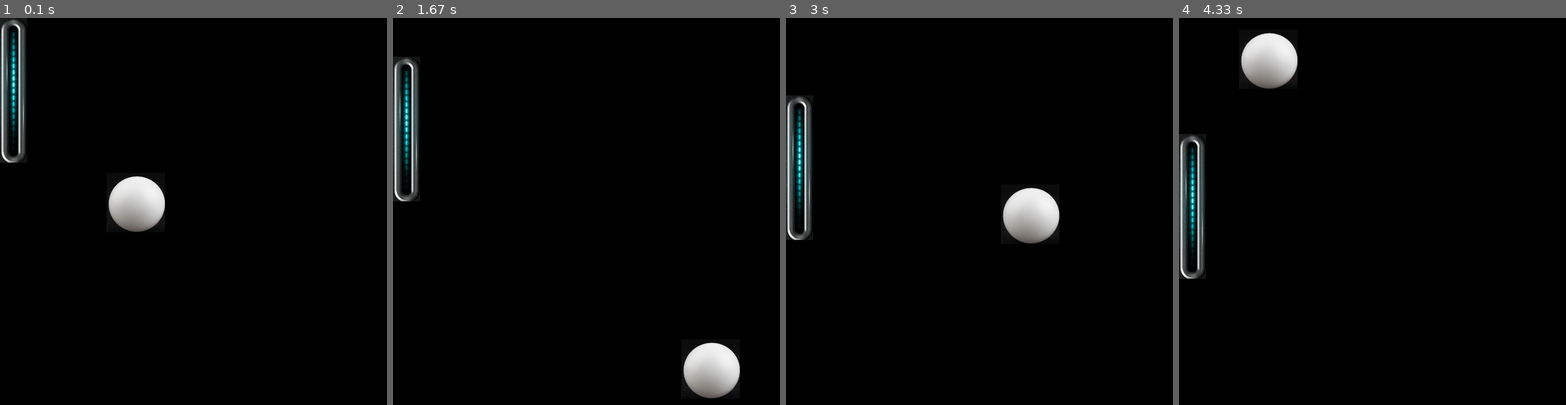
Above: before the commit, frames 1-4 (left to right).
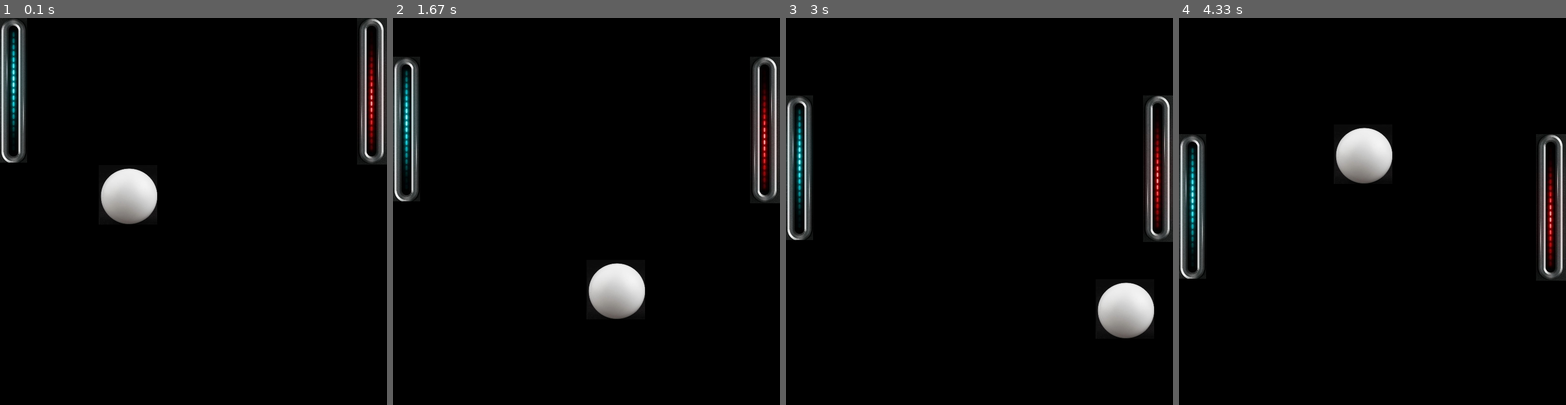
Above: after the commit, the same moments.

Repository: Kayala47/josh-tutoring
Game: pygame game, started from pong2.py
Same seed, same stepped clock (60 frames per second), same inputs: the game is played once before the commit and once after it.
Inputs:
- Up to frame 1 (0.1 s): no input
- Up to frame 2 (1.67 s): hold Down 0.83-1.3 s; hold Up from 1.33 s (still down)
- Up to frame 3 (3 s): release Up at 1.7 s; hold Down 1.73-2.1 s; hold Up 2.13-2.43 s; hold Down 2.47-2.77 s; hold Up from 2.8 s (still down)
- Up to frame 4 (4.33 s): release Up at 3.17 s; hold Down 3.2-3.57 s; hold Up 3.6-3.9 s; hold Down 3.93-4.23 s; hold Up from 4.27 s (still down)

The runs differ from the first frame. In frame 1, 3.5% of the frame differs, in the area x 25-100%, y 0-56%; in frame 2, 5.6%, in the area x 50-100%, y 10-99%; in frame 3, 5.6%; in frame 4, 5.6%.

Commit message:
added red paddle

Diff:
--- a/paddle.py
+++ b/paddle.py
@@ -9,7 +9,11 @@
         super().__init__()
 
         # Instead we could
-        self.image = pygame.image.load("blue-paddle.png").convert_alpha()
+        if (color == "red"):
+            self.image = pygame.image.load("red-paddle.jpg").convert_alpha()
+        else:
+            self.image = pygame.image.load("blue-paddle.png").convert_alpha()
+
 
         self.width = self.image.get_width()
         self.height = self.image.get_height()
--- a/pong2.py
+++ b/pong2.py
@@ -79,9 +79,14 @@
 paddle.rect.x = 0
 paddle.rect.y = 0
 
+redPaddle = Paddle("red")
+redPaddle.rect.x = SCREENWIDTH - redPaddle.width
+paddle.rect.y = 0
+
 # Add the ball to the list of objects
 all_sprites_list.add(ball)
 all_sprites_list.add(paddle)
+all_sprites_list.add(redPaddle)
 
 #Allowing the user to close the window...
 carryOn = True
@@ -93,6 +98,7 @@
                 carryOn=False
 
         updatePaddle(paddle)
+        updatePaddle(redPaddle)
 
         #Game Logic
         all_sprites_list.update()
@@ -112,29 +118,42 @@
 
 
         #hitting edges
-        if ball.rect.x > SCREENWIDTH - ball.width:
+
+        if paddle.rect.colliderect(ball.rect):
+            #ball hit left paddle
+            increase_speed(speed)
             speed[0] = -speed[0]
-        elif ball.rect.x < 0:
-            #paddle missed
+
+        elif redPaddle.rect.colliderect(ball.rect):
+            #ball hit right paddle
+            increase_speed(speed)
+            speed[0] = -speed[0]
+        elif ball.right <= paddle.right or ball.left >= redPaddle.left:
             print("missed")
             ball = removeBall(ball, all_sprites_list)
             speed = [4,4]
 
         if ((paddle.top > ball.bottom and ball.right <= paddle.right) or
         (paddle.bottom < ball.top and ball.right <= paddle.right)):
+            #ball goes through left side
             print("missed")
             ball = removeBall(ball, all_sprites_list)
             speed = [4,4]
 
+        elif ((redPaddle.top > ball.bottom and ball.left >= redPaddle.left) or
+        (redPaddle.bottom < ball.top and ball.left >= redPaddle.left)):
+            #ball goes through right side
+            print("missed")
+            ball = removeBall(ball, all_sprites_list)
+            speed = [4,4]
 
+        elif ball.rect.x > SCREENWIDTH - ball.width:
+            speed[0] = -speed[0]
 
         if ball.rect.y > SCREENHEIGHT - ball.height or ball.rect.y < 0:
             speed[1] = -speed[1]
 
-        if paddle.rect.colliderect(ball.rect):
-            #ball hit paddle
-            increase_speed(speed)
-            speed[0] = -speed[0]
+
 
 
         #paddle.move(paddleSpeed[0], paddleSpeed[1])
Binary file added: red-paddle.jpg
